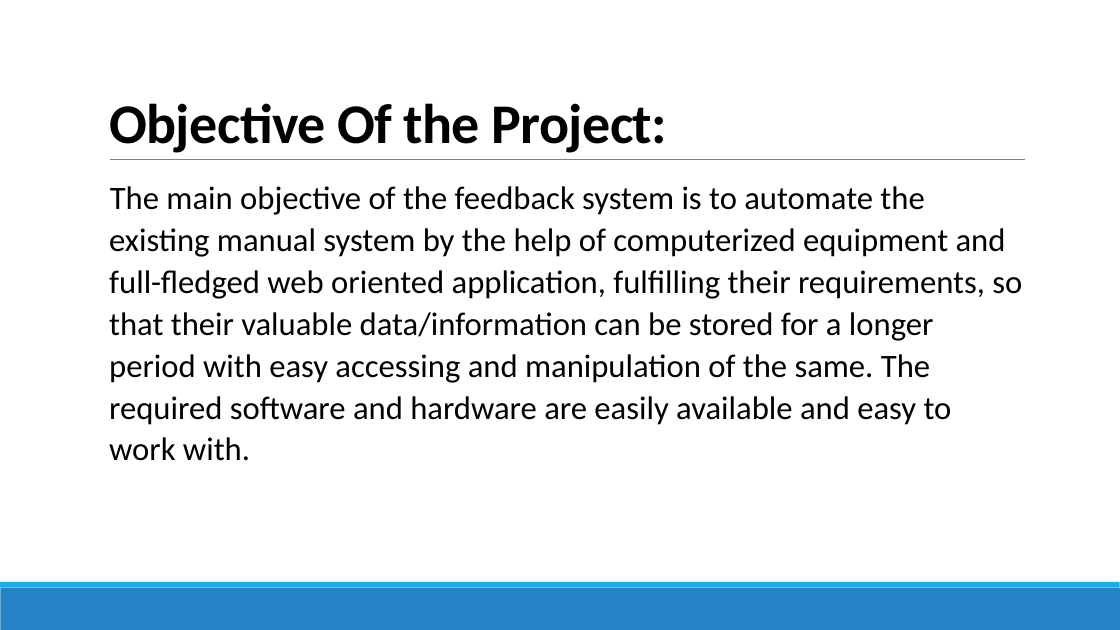
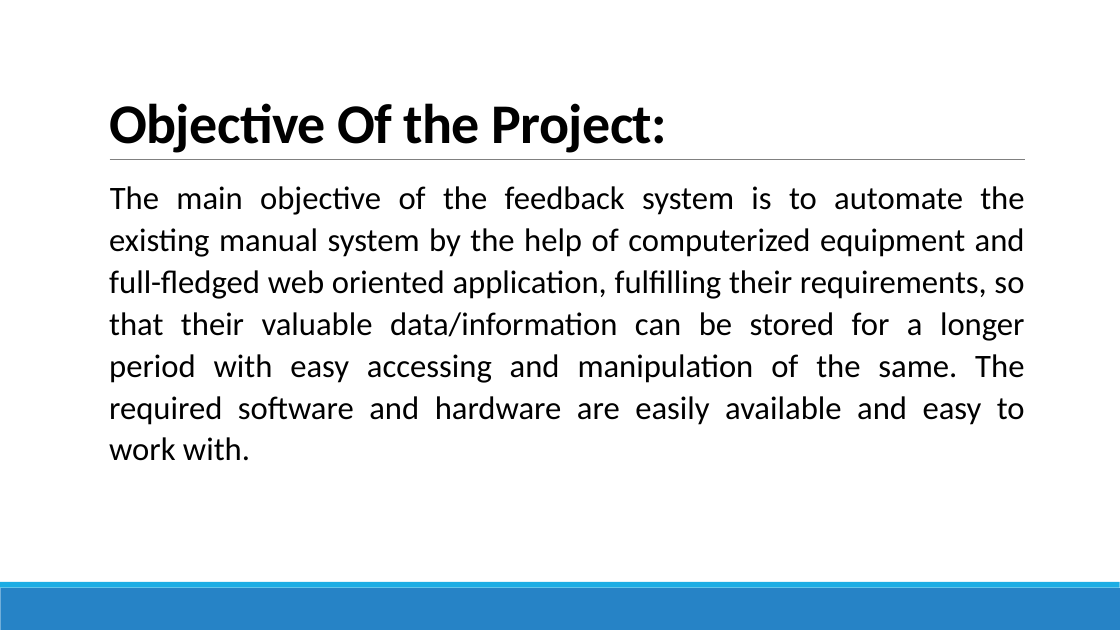
Before and after one commit to Alwyn-Joseph/FeedbackMs, a slide deck: slide 3 of Documentation/Feedback Management System.pptx. Drawn at 1120x630 pixels with LibreOffice and Linux fonts; fonts in the diff are those of the drawing. Boxes give left, top, right and bottom in pixels: in the first picture for what was removed or moved away, otherwise in the second. Text is boxed around its words. In the diff, an @@ line names an element or a change of style, - is before the commit and + after.

```diff
--- a/Documentation/Feedback Management System.pptx
+++ b/Documentation/Feedback Management System.pptx
@@ text "The main objective of the ..." at (109,186,1025,461): alignment left to justified @@
```
Also in this commit, not shown: 5 other slides changed, 1 slide added, 57 other files.
